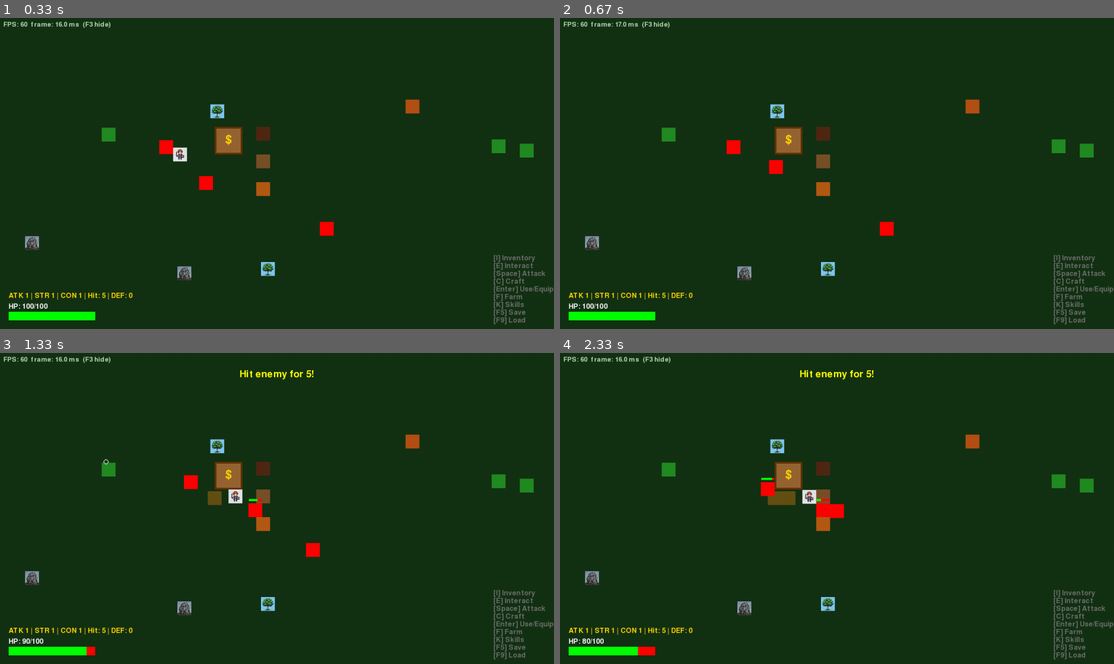
Above: before the commit, frames 1-4 (two rows, left to right).
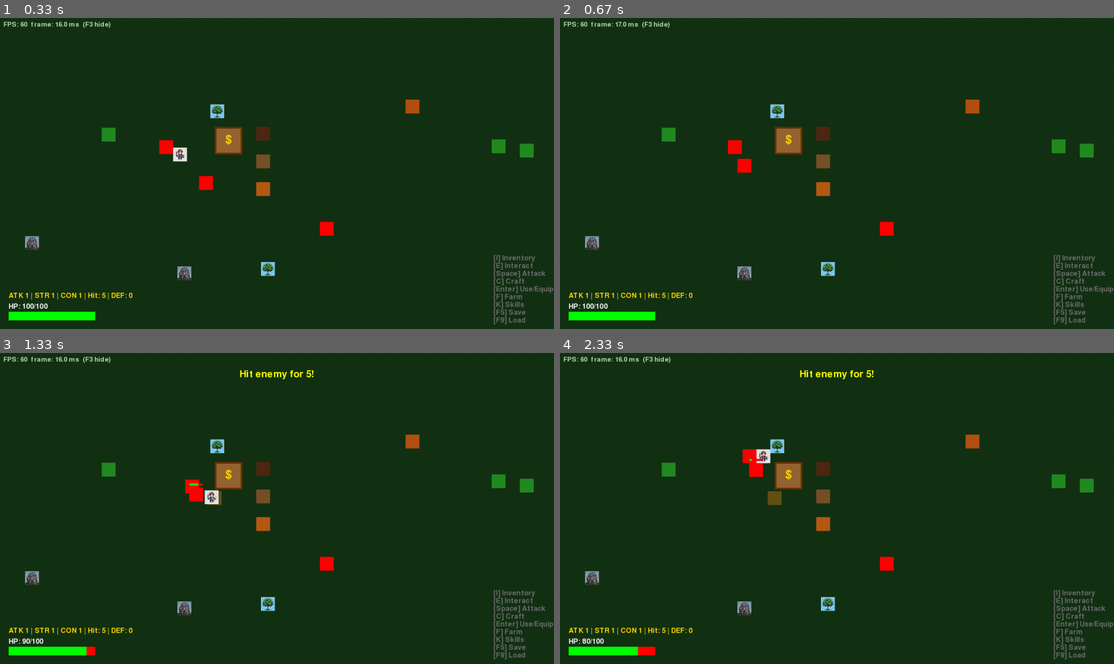
Above: after the commit, the same moments.

Repository: jacobziemba-dev/my-pygame-rpg
Game: pygame game, started from main.py
Same seed, same stepped clock (60 frames per second), same inputs: the game is played once before the commit and once after it.
Inputs (mouse positions are in pixels of both pictures, inside the frame that each line leads up to):
- Up to frame 1 (0.33 s): no input
- Up to frame 2 (0.67 s): click "[Enter] Use/Equip" at 0.38 s
- Up to frame 3 (1.33 s): hold Right 0.67-1.13 s; move the mouse to (277, 530) at 0.7 s; tap Space at 0.73, 1.03 s; tap F at 0.82 s; click (105, 461) at 1.22 s
- Up to frame 4 (2.33 s): hold Up 1.5-1.8 s; tap Space at 1.57, 1.9, 2.2 s; click (665, 580) at 1.58 s; hold Right 1.83-2.3 s; click (903, 536) at 1.92 s; tap F at 1.98 s

Frame 1 is identical in both runs. In frame 2, 0.3% of the frame differs, in the area x 30-41%, y 39-51%; in frame 3, 0.8%; in frame 4, 1.1%, in the area x 32-61%, y 30-71%.

Commit message:
feat: implement A* pathfinding and waypoint navigation for player interactions
- Added A* pathfinding functionality to enhance player movement towards targets, avoiding obstacles.
- Updated `GameManager` to utilize pathfinding when setting player destinations, ensuring smoother navigation.
- Modified `Player` class to handle waypoint movement, allowing for intermediate waypoints before triggering interactions.
- Improved point-and-click interaction logic to ensure actions are only executed upon reaching the final destination.

These changes significantly enhance the player's ability to navigate the game world, providing a more intuitive and engaging experience.

Diff:
--- a/src/core/game_manager.py
+++ b/src/core/game_manager.py
@@ -11,6 +11,7 @@
 from src.core.camera import Camera
 from src.systems.save_manager import SaveManager
 from src.systems.action_manager import ActionManager
+from src.systems.pathfinder import find_path
 from src.systems.recipe_manager import RecipeManager
 from src.entities.projectile import Projectile
 from src.core.settings import *
@@ -158,7 +159,13 @@
                      clicked_entity = crop
                      break
 
-        self.player.set_target_destination(world_x, world_y, target_entity=clicked_entity)
+        obstacles = self._get_solid_obstacles()
+        path = find_path(
+            (self.player.rect.centerx, self.player.rect.centery),
+            (world_x, world_y),
+            obstacles
+        )
+        self.player.set_target_destination(world_x, world_y, target_entity=clicked_entity, waypoints=path or None)
 
 
     def handle_events(self):
--- a/src/entities/player.py
+++ b/src/entities/player.py
@@ -29,6 +29,7 @@
 
         self.target_destination = None
         self.interaction_target = None
+        self.waypoints = []
 
         # Animations
         self.import_assets()
@@ -82,8 +83,13 @@
 
         self.image = animation[int(self.frame_index)]
 
-    def set_target_destination(self, x, y, target_entity=None):
-        self.target_destination = (x, y)
+    def set_target_destination(self, x, y, target_entity=None, waypoints=None):
+        if waypoints:
+            self.waypoints = list(waypoints[1:])
+            self.target_destination = waypoints[0]
+        else:
+            self.waypoints = []
+            self.target_destination = (x, y)
         self.interaction_target = target_entity
         self.current_action = None
         self.action_target = None
@@ -111,59 +117,71 @@
                 resolve_collision_y(self.rect, obstacles)
                 moved = True
             else:
-                self.rect.centerx = tx
-                self.rect.centery = ty
-                self.target_destination = None
-
-                # Arrived at target, initiate interaction if there is one
-                if self.interaction_target:
-                    if hasattr(self.interaction_target, 'is_active') and self.interaction_target.is_active:
-                         # It's a resource node
-                         self.current_action = "gathering"
-                         self.action_target = self.interaction_target
-                         if hasattr(self.game_manager, 'ui'):
-                             self.game_manager.ui.show_message(f"Started gathering {self.interaction_target.node_type}...")
-                    elif hasattr(self.interaction_target, 'hp') and hasattr(self.interaction_target, 'max_hp'):
-                         # It's an enemy
-                         self.current_action = "attacking"
-                         self.action_target = self.interaction_target
-                    elif hasattr(self.interaction_target, 'station_type'):
-                         # It's a station
-                         station = self.interaction_target
-                         collected = station.collect(self)
-                         if hasattr(self.game_manager, 'ui'):
-                             if collected > 0:
-                                 self.game_manager.ui.show_message(f"Collected {collected} items!")
-                             else:
-                                 self.game_manager.ui.active_station = station
-                                 self.game_manager.ui.station_index = 0
-                                 self.game_manager.ui.show_message(f"Opened {station.name}.")
-                    elif hasattr(self.interaction_target, 'inventory') and hasattr(self.interaction_target, 'rect') and not hasattr(self.interaction_target, 'image'):
-                         # It's a chest
-                         if hasattr(self.game_manager, 'ui'):
-                             self.game_manager.ui.active_chest = self.interaction_target
-                             self.game_manager.ui.show_message("Opened chest storage.")
-                    elif hasattr(self.interaction_target, 'inventory') and hasattr(self.interaction_target, 'rect') and hasattr(self.interaction_target, 'image'):
-                         # It's the Bank
-                         if hasattr(self.game_manager, 'ui'):
-                             self.game_manager.ui.active_bank = True
-                             self.game_manager.ui.show_message("Opened bank vault.")
-                    elif hasattr(self.interaction_target, 'resource_type'):
-                         # It's a dropped item
-                         item = self.interaction_target
-                         if item in self.game_manager.resources:
-                             if item.resource_type == "chest":
-                                 self.inventory.add_item("wood", 10)
-                                 self.inventory.add_item("stone", 10)
-                                 if hasattr(self.game_manager, 'ui'):
-                                    self.game_manager.ui.show_message("Opened Chest! Huge Loot gained.")
-                             else:
-                                 self.inventory.add_item(item.resource_type, 1)
-                                 if hasattr(self.game_manager, 'ui'):
-                                    self.game_manager.ui.show_message(f"Picked up 1 {item.resource_type}!")
-                             self.game_manager.resources.remove(item)
-
-                    self.interaction_target = None
+                if self.waypoints:
+                    # Intermediate waypoint reached — advance to next, no interaction yet
+                    self.target_destination = self.waypoints.pop(0)
+                else:
+                    # Final destination reached — snap and trigger interaction
+                    if not self.interaction_target:
+                        test = self.rect.copy()
+                        test.centerx = tx
+                        test.centery = ty
+                        if not any(test.colliderect(obs) for obs in obstacles):
+                            self.rect.centerx = tx
+                            self.rect.centery = ty
+                    else:
+                        self.rect.centerx = tx
+                        self.rect.centery = ty
+                    self.target_destination = None
+
+                    if self.interaction_target:
+                        if hasattr(self.interaction_target, 'is_active') and self.interaction_target.is_active:
+                             # It's a resource node
+                             self.current_action = "gathering"
+                             self.action_target = self.interaction_target
+                             if hasattr(self.game_manager, 'ui'):
+                                 self.game_manager.ui.show_message(f"Started gathering {self.interaction_target.node_type}...")
+                        elif hasattr(self.interaction_target, 'hp') and hasattr(self.interaction_target, 'max_hp'):
+                             # It's an enemy
+                             self.current_action = "attacking"
+                             self.action_target = self.interaction_target
+                        elif hasattr(self.interaction_target, 'station_type'):
+                             # It's a station
+                             station = self.interaction_target
+                             collected = station.collect(self)
+                             if hasattr(self.game_manager, 'ui'):
+                                 if collected > 0:
+                                     self.game_manager.ui.show_message(f"Collected {collected} items!")
+                                 else:
+                                     self.game_manager.ui.active_station = station
+                                     self.game_manager.ui.station_index = 0
+                                     self.game_manager.ui.show_message(f"Opened {station.name}.")
+                        elif hasattr(self.interaction_target, 'inventory') and hasattr(self.interaction_target, 'rect') and not hasattr(self.interaction_target, 'image'):
+                             # It's a chest
+                             if hasattr(self.game_manager, 'ui'):
+                                 self.game_manager.ui.active_chest = self.interaction_target
+                                 self.game_manager.ui.show_message("Opened chest storage.")
+                        elif hasattr(self.interaction_target, 'inventory') and hasattr(self.interaction_target, 'rect') and hasattr(self.interaction_target, 'image'):
+                             # It's the Bank
+                             if hasattr(self.game_manager, 'ui'):
+                                 self.game_manager.ui.active_bank = True
+                                 self.game_manager.ui.show_message("Opened bank vault.")
+                        elif hasattr(self.interaction_target, 'resource_type'):
+                             # It's a dropped item
+                             item = self.interaction_target
+                             if item in self.game_manager.resources:
+                                 if item.resource_type == "chest":
+                                     self.inventory.add_item("wood", 10)
+                                     self.inventory.add_item("stone", 10)
+                                     if hasattr(self.game_manager, 'ui'):
+                                        self.game_manager.ui.show_message("Opened Chest! Huge Loot gained.")
+                                 else:
+                                     self.inventory.add_item(item.resource_type, 1)
+                                     if hasattr(self.game_manager, 'ui'):
+                                        self.game_manager.ui.show_message(f"Picked up 1 {item.resource_type}!")
+                                 self.game_manager.resources.remove(item)
+
+                        self.interaction_target = None
 
 
         # Keyboard fallback
--- /dev/null
+++ b/src/systems/pathfinder.py
@@ -0,0 +1,166 @@
+import heapq
+from src.core.settings import TILE_SIZE, MAP_WIDTH, MAP_HEIGHT
+
+COLS = MAP_WIDTH // TILE_SIZE
+ROWS = MAP_HEIGHT // TILE_SIZE
+
+
+def find_path(start_world, end_world, obstacles):
+    """Return a smoothed list of world-space (x, y) waypoints from start to end.
+    Returns [] if no path exists or start == end."""
+    blocked = _build_grid(obstacles)
+
+    start = _clamp(_world_to_grid(start_world))
+    end = _clamp(_world_to_grid(end_world))
+
+    if start == end:
+        return []
+
+    if blocked[end[1]][end[0]]:
+        end = _nearest_walkable(blocked, end)
+        if end is None:
+            return []
+
+    if blocked[start[1]][start[0]]:
+        start = _nearest_walkable(blocked, start)
+        if start is None:
+            return []
+
+    path = _astar(blocked, start, end)
+    if not path:
+        return []
+
+    path = _smooth(path, blocked)
+    return [_grid_to_world(p) for p in path]
+
+
+# ---------------------------------------------------------------------------
+# Internal helpers
+# ---------------------------------------------------------------------------
+
+def _build_grid(obstacles):
+    blocked = [[False] * COLS for _ in range(ROWS)]
+    for obs in obstacles:
+        c0 = max(0, obs.left // TILE_SIZE)
+        c1 = min(COLS - 1, (obs.right - 1) // TILE_SIZE)
+        r0 = max(0, obs.top // TILE_SIZE)
+        r1 = min(ROWS - 1, (obs.bottom - 1) // TILE_SIZE)
+        for r in range(r0, r1 + 1):
+            for c in range(c0, c1 + 1):
+                blocked[r][c] = True
+    return blocked
+
+
+def _world_to_grid(pos):
+    return (int(pos[0] // TILE_SIZE), int(pos[1] // TILE_SIZE))
+
+
+def _grid_to_world(pos):
+    return (pos[0] * TILE_SIZE + TILE_SIZE // 2, pos[1] * TILE_SIZE + TILE_SIZE // 2)
+
+
+def _clamp(pos):
+    return (max(0, min(COLS - 1, pos[0])), max(0, min(ROWS - 1, pos[1])))
+
+
+def _nearest_walkable(blocked, pos):
+    """BFS outward from pos to find nearest unblocked tile."""
+    from collections import deque
+    visited = {pos}
+    queue = deque([pos])
+    while queue:
+        cx, cy = queue.popleft()
+        if not blocked[cy][cx]:
+            return (cx, cy)
+        for dx, dy in ((0, 1), (0, -1), (1, 0), (-1, 0)):
+            nx, ny = cx + dx, cy + dy
+            if 0 <= nx < COLS and 0 <= ny < ROWS and (nx, ny) not in visited:
+                visited.add((nx, ny))
+                queue.append((nx, ny))
+    return None
+
+
+def _astar(blocked, start, end):
+    """8-directional A* returning list of grid positions (col, row)."""
+    open_set = []
+    heapq.heappush(open_set, (0.0, 0.0, start, None))
+    came_from = {}
+    g_score = {start: 0.0}
+
+    while open_set:
+        _, g, pos, parent = heapq.heappop(open_set)
+
+        if pos in came_from:
+            continue
+        came_from[pos] = parent
+
+        if pos == end:
+            path = []
+            cur = pos
+            while cur is not None:
+                path.append(cur)
+                cur = came_from[cur]
+            path.reverse()
+            return path
+
+        cx, cy = pos
+        for dx, dy in ((0, 1), (0, -1), (1, 0), (-1, 0),
+                        (1, 1), (1, -1), (-1, 1), (-1, -1)):
+            nx, ny = cx + dx, cy + dy
+            if not (0 <= nx < COLS and 0 <= ny < ROWS):
+                continue
+            if blocked[ny][nx]:
+                continue
+            # Prevent diagonal corner-cutting
+            if dx != 0 and dy != 0 and (blocked[cy][nx] or blocked[ny][cx]):
+                continue
+            step = 1.414 if dx != 0 and dy != 0 else 1.0
+            new_g = g + step
+            neighbor = (nx, ny)
+            if neighbor not in g_score or new_g < g_score[neighbor]:
+                g_score[neighbor] = new_g
+                h = abs(nx - end[0]) + abs(ny - end[1])
+                heapq.heappush(open_set, (new_g + h, new_g, neighbor, pos))
+
+    return []
+
+
+def _smooth(path, blocked):
+    """String-pull: skip waypoints that have direct line-of-sight to a further one."""
+    if len(path) <= 2:
+        return path
+    smoothed = [path[0]]
+    i = 0
+    while i < len(path) - 1:
+        j = len(path) - 1
+        while j > i + 1:
+            if _has_los(blocked, path[i], path[j]):
+                break
+            j -= 1
+        smoothed.append(path[j])
+        i = j
+    return smoothed
+
+
+def _has_los(blocked, a, b):
+    """Bresenham line walk — returns True if no blocked tile between a and b."""
+    x0, y0 = a
+    x1, y1 = b
+    dx = abs(x1 - x0)
+    dy = abs(y1 - y0)
+    sx = 1 if x0 < x1 else -1
+    sy = 1 if y0 < y1 else -1
+    err = dx - dy
+    x, y = x0, y0
+    while True:
+        if blocked[y][x]:
+            return False
+        if x == x1 and y == y1:
+            return True
+        e2 = 2 * err
+        if e2 > -dy:
+            err -= dy
+            x += sx
+        if e2 < dx:
+            err += dx
+            y += sy
Not shown, changed: CLAUDE.md
